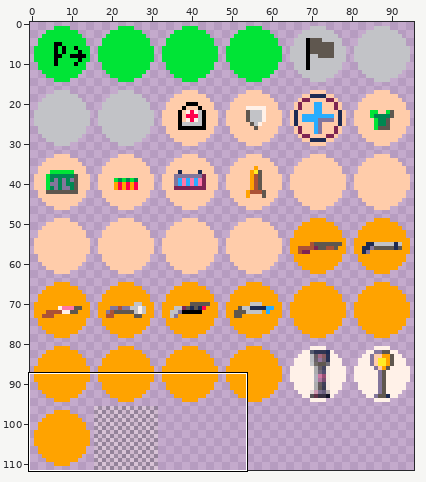
A sprite sheet gets an edit: resources/graphics/editor-items.png. Above, an overview of the earlier version with the close-up marked.
Close-up. First the earlier version:
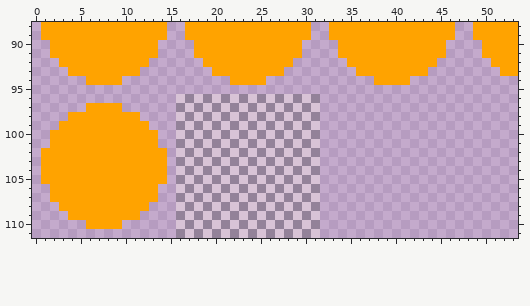
The file is 96x112 pixels. Colours within 5 levels of each other are drawn and written as one. Shown: x 0..53, y 88..111.
Now the later version:
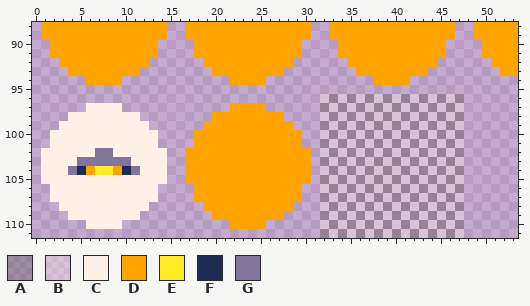
Palette (. is transparent): A #50505058  B #fff1e858  C #fff1e8  D #ffa300  E #ffec27  F #1d2b53  G #83769c
Edits made:
y 96: x 16..47 BABABABABABABABA................ -> ................BABABABABABABABA
y 97: x 6..9 DDDD -> CCCC; x 16..47 ABABABABABABABAB................ -> ......DDDD......ABABABABABABABAB
y 98: x 4..11 DDDDDDDD -> CCCCCCCC; x 16..47 BABABABABABABABA................ -> ....DDDDDDDD....BABABABABABABABA
y 99: x 3..12 DDDDDDDDDD -> CCCCCCCCCC; x 16..47 ABABABABABABABAB................ -> ...DDDDDDDDDD...ABABABABABABABAB
y 100: x 2..13 DDDDDDDDDDDD -> CCCCCCCCCCCC; x 16..47 BABABABABABABABA................ -> ..DDDDDDDDDDDD..BABABABABABABABA
y 101: x 2..13 DDDDDDDDDDDD -> CCCCCCCCCCCC; x 16..47 ABABABABABABABAB................ -> ..DDDDDDDDDDDD..ABABABABABABABAB
y 102: x 1..14 DDDDDDDDDDDDDD -> CCCCCCGGCCCCCC; x 16..47 BABABABABABABABA................ -> .DDDDDDDDDDDDDD.BABABABABABABABA
y 103: x 1..14 DDDDDDDDDDDDDD -> CCCCGGGGGGCCCC; x 16..47 ABABABABABABABAB................ -> .DDDDDDDDDDDDDD.ABABABABABABABAB
y 104: x 1..5 DDDDD -> CCCGF; x 7..8 DD -> EE; x 10..14 DDDDD -> FGCCC; x 16..47 BABABABABABABABA................ -> .DDDDDDDDDDDDDD.BABABABABABABABA
y 105: x 1..14 DDDDDDDDDDDDDD -> CCCCCCCCCCCCCC; x 16..47 ABABABABABABABAB................ -> .DDDDDDDDDDDDDD.ABABABABABABABAB
y 106: x 2..13 DDDDDDDDDDDD -> CCCCCCCCCCCC; x 16..47 BABABABABABABABA................ -> ..DDDDDDDDDDDD..BABABABABABABABA
y 107: x 2..13 DDDDDDDDDDDD -> CCCCCCCCCCCC; x 16..47 ABABABABABABABAB................ -> ..DDDDDDDDDDDD..ABABABABABABABAB
y 108: x 3..12 DDDDDDDDDD -> CCCCCCCCCC; x 16..47 BABABABABABABABA................ -> ...DDDDDDDDDD...BABABABABABABABA
y 109: x 4..11 DDDDDDDD -> CCCCCCCC; x 16..47 ABABABABABABABAB................ -> ....DDDDDDDD....ABABABABABABABAB
y 110: x 6..9 DDDD -> CCCC; x 16..47 BABABABABABABABA................ -> ......DDDD......BABABABABABABABA
y 111: x 16..47 ABABABABABABABAB................ -> ................ABABABABABABABAB
